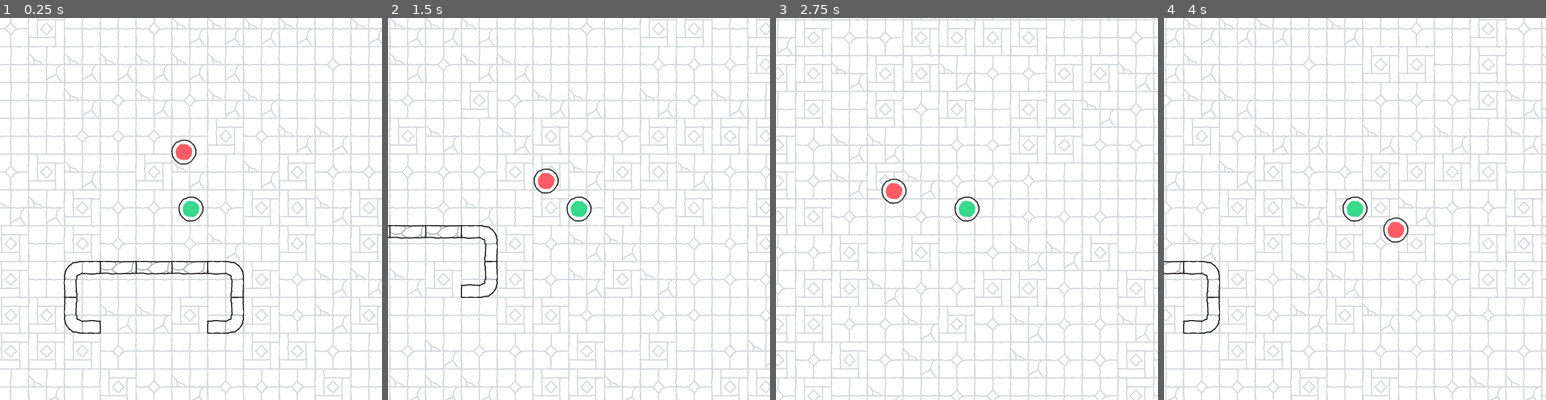
Above: before the commit, frames 1-4 (left to right).
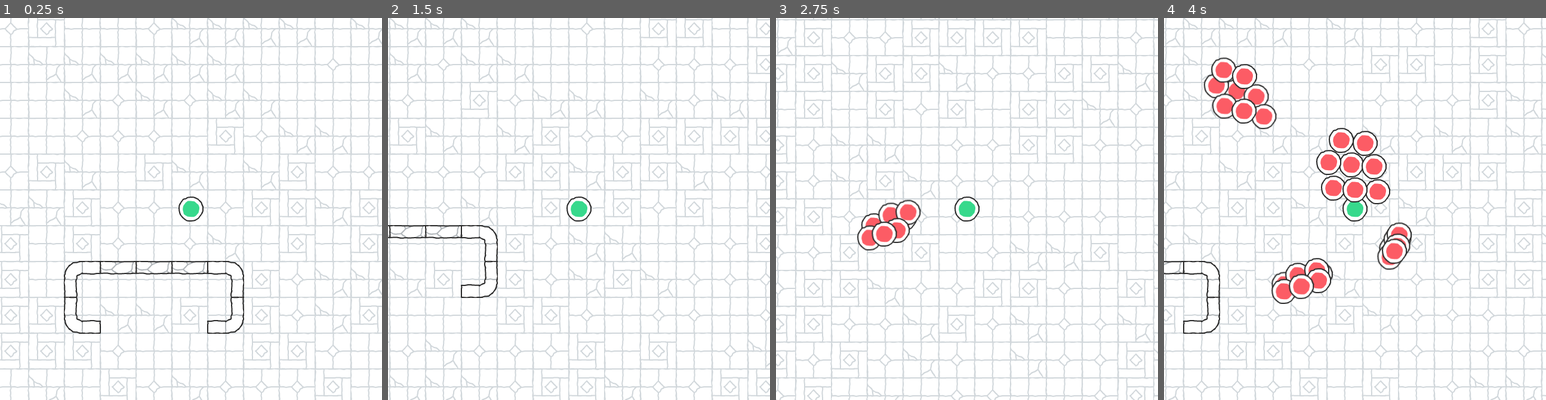
Above: after the commit, the same moments.

Repository: Demoli/GodotBulletHeaven
Game: Godot game, scene res://Game.tscn
The game is run twice, just before and just after one commit, with the same random seed, the same clock (stepped at 60 frames per second) and the same inputs.
Inputs:
- Up to frame 1 (0.25 s): no input
- Up to frame 2 (1.5 s): hold D (p_move_right) 0.53-1.28 s; hold S (p_move_down) from 1.28 s (still down)
- Up to frame 3 (2.75 s): release S (p_move_down) at 2.03 s; hold D (p_move_right) from 2.03 s (still down)
- Up to frame 4 (4 s): release D (p_move_right) at 2.78 s; hold W (p_move_up) 2.78-3.53 s; hold A (p_move_left) from 3.53 s (still down)

The runs differ from the first frame. In frame 1, 0.3% of the frame differs, in the area x 44-52%, y 31-39%; in frame 2, 0.3%; in frame 3, 1.4%; in frame 4, 5.4%, in the area x 10-65%, y 10-75%.

Commit message:
feat: create enemy waves

Diff:
--- a/Enemies/BaseEnemy.gd
+++ b/Enemies/BaseEnemy.gd
@@ -3,17 +3,20 @@
 
 @export var speed = 200
 @export var damage_per_tick = 1
-@export var hp = 10
+@export var hp = 1
 
 @onready var player = get_node("/root/Game/Player")
 
 func _physics_process(delta):
 	if position.distance_to(player.position) > 1:
-		velocity = position.direction_to(player.position) * speed
-
+		velocity = global_position.direction_to(player.position) * speed
 		move_and_slide()
-
-		print("enemy: ", hp)
 
 func take_damage(amount: float):
 	hp -= amount
+
+	if hp <= 0:
+		die()
+
+func die():
+	queue_free()
--- a/Game.tscn
+++ b/Game.tscn
@@ -2,7 +2,7 @@
 
 [ext_resource type="PackedScene" uid="uid://cy4uk0blx6meh" path="res://Player/Player.tscn" id="1_jsrkg"]
 [ext_resource type="PackedScene" uid="uid://cxtcv02al03aq" path="res://Levels/Dungeon1.tscn" id="2_fakqm"]
-[ext_resource type="PackedScene" uid="uid://dayowldnl8sx3" path="res://Enemies/BaseEnemy.tscn" id="3_s11d4"]
+[ext_resource type="PackedScene" uid="uid://drd5503kytart" path="res://Waves/WaveSpawner.tscn" id="4_ojvju"]
 
 [node name="Game" type="Node2D"]
 
@@ -11,5 +11,4 @@
 [node name="Player" parent="." instance=ExtResource("1_jsrkg")]
 position = Vector2(332, 332)
 
-[node name="Enemy" parent="." instance=ExtResource("3_s11d4")]
-position = Vector2(314, 187)
+[node name="WaveSpawner" parent="." instance=ExtResource("4_ojvju")]
--- a/Player/Player.gd
+++ b/Player/Player.gd
@@ -9,8 +9,6 @@
 	velocity = Input.get_vector("p_move_left","p_move_right", "p_move_up","p_move_down") * base_speed
 
 	move_and_slide()
-
-	print("player: ", hp)
 
 func _on_enemy_collider_area_entered(area: Area2D):
 	var body = area.get_parent()
@@ -26,7 +24,11 @@
 func take_damage():
 	for e in touching_enemies:
 		hp -= e.damage_per_tick
+		if hp <= 0:
+			die()
 
+func die():
+	queue_free()
 
 func _on_damage_timer_timeout():
 	take_damage()
--- a/Player/Player.tscn
+++ b/Player/Player.tscn
@@ -34,7 +34,6 @@
 [node name="Weapons" type="Node2D" parent="."]
 
 [node name="BaseAOEWeapon" parent="Weapons" instance=ExtResource("3_qenh1")]
-cooldown = 1.0
 
 [connection signal="area_entered" from="EnemyCollider" to="." method="_on_enemy_collider_area_entered"]
 [connection signal="area_exited" from="EnemyCollider" to="." method="_on_enemy_collider_area_exited"]
--- /dev/null
+++ b/Waves/BaseEnemyWave.gd
@@ -0,0 +1,12 @@
+extends Node2D
+
+
+# Called when the node enters the scene tree for the first time.
+func _ready():
+	pass # Replace with function body.
+
+
+# Called every frame. 'delta' is the elapsed time since the previous frame.
+func _process(delta):
+	if get_child_count() == 0:
+		queue_free()
--- /dev/null
+++ b/Waves/BaseEnemyWave.tscn
@@ -0,0 +1,31 @@
+[gd_scene load_steps=3 format=3 uid="uid://clyqaoevithan"]
+
+[ext_resource type="Script" path="res://Waves/BaseEnemyWave.gd" id="1_gfaay"]
+[ext_resource type="PackedScene" uid="uid://dayowldnl8sx3" path="res://Enemies/BaseEnemy.tscn" id="1_o7q04"]
+
+[node name="BaseEnemyWave" type="Node2D"]
+script = ExtResource("1_gfaay")
+
+[node name="Enemy" parent="." instance=ExtResource("1_o7q04")]
+position = Vector2(1, 11)
+
+[node name="Enemy2" parent="." instance=ExtResource("1_o7q04")]
+position = Vector2(39, 14)
+
+[node name="Enemy3" parent="." instance=ExtResource("1_o7q04")]
+position = Vector2(-37, 7)
+
+[node name="Enemy4" parent="." instance=ExtResource("1_o7q04")]
+position = Vector2(-16, -30)
+
+[node name="Enemy5" parent="." instance=ExtResource("1_o7q04")]
+position = Vector2(24, -25)
+
+[node name="Enemy6" parent="." instance=ExtResource("1_o7q04")]
+position = Vector2(-29, 50)
+
+[node name="Enemy7" parent="." instance=ExtResource("1_o7q04")]
+position = Vector2(45, 56)
+
+[node name="Enemy8" parent="." instance=ExtResource("1_o7q04")]
+position = Vector2(7, 53)
--- /dev/null
+++ b/Waves/WaveSpawner.gd
@@ -0,0 +1,44 @@
+extends Node2D
+
+@onready var spawnable: Array[PackedScene] = [
+	preload("res://Waves/BaseEnemyWave.tscn")
+]
+@onready var camera = get_viewport().get_camera_2d()
+@onready var viewport_size = camera.get_viewport_rect().size
+
+# Called when the node enters the scene tree for the first time.
+func _ready():
+	spawn()
+	$WaveTimer.start()
+
+
+# Called every frame. 'delta' is the elapsed time since the previous frame.
+func _process(delta):
+	pass
+
+
+func _on_wave_timer_timeout():
+	spawn()
+
+func spawn():
+	for s in spawnable:
+		var new = s.instantiate()
+		new.position = _get_spawn_position(new)
+		get_node("../").add_child(new)
+
+func _get_spawn_position(wave):
+	var rand_x = randi_range(0, viewport_size.x)
+	var rand_y = randi_range(0, viewport_size.y)
+	match randi_range(0, 3):
+		0:
+			# top
+			return Vector2(rand_x, 0)
+		1:
+			# right
+			return Vector2(viewport_size.x, rand_y)
+		2:
+			# botton
+			return Vector2(rand_x, viewport_size.y)
+		3:
+			# left
+			return Vector2(0, rand_y)
--- /dev/null
+++ b/Waves/WaveSpawner.tscn
@@ -0,0 +1,10 @@
+[gd_scene load_steps=2 format=3 uid="uid://drd5503kytart"]
+
+[ext_resource type="Script" path="res://Waves/WaveSpawner.gd" id="1_ltklx"]
+
+[node name="WaveSpawner" type="Node2D"]
+script = ExtResource("1_ltklx")
+
+[node name="WaveTimer" type="Timer" parent="."]
+
+[connection signal="timeout" from="WaveTimer" to="." method="_on_wave_timer_timeout"]
